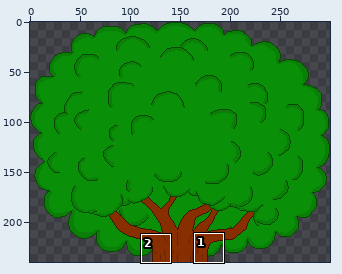
Pixel-art file, stored at res/sprite/graphic10.aseprite. The picture above shows the old version from afar; the outline marks the close-up.
Close-up. First the earlier version:
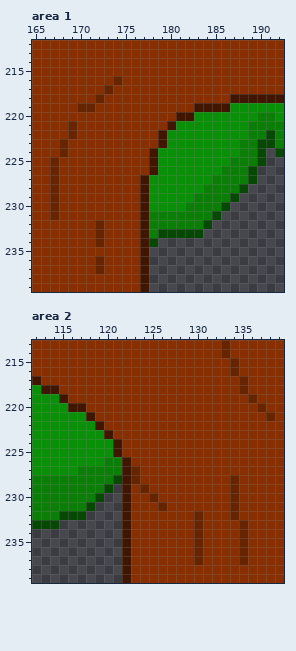
300x240 pixels, 1 frame. Shown: area 1: x 165..192, y 212..239; area 2: x 112..139, y 213..239.
Once edited:
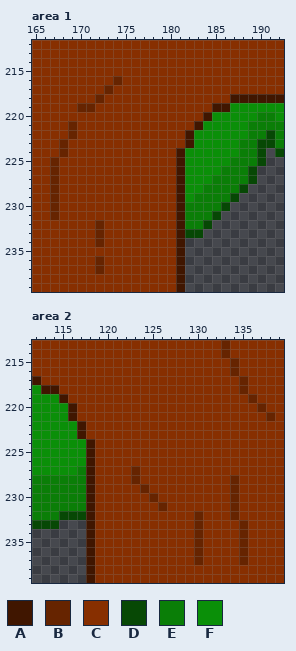
Palette (. is transparent): A #401600  B #662400  C #872f00  D #074805  E #0a7e07  F #0a8f08
Change:
--- area 1, layer "Layer 1"
@@ x 175..186 @@
 218 CCCCCCCCCCCC
-219 CCCCCCCCAAAA
-220 CCCCCCAAFFFF
-221 CCCCCAFFFFFF
-222 CCCCAFFFFFFF
-223 CCCCAFFFFFFF
-224 CCCAFFFFFFFF
-225 CCCAFFFFFFFF
-226 CCCAFFFFFFFE
-227 CCAFFFFFFFEE
-228 CCAFFFFFFEEE
-229 CCAFFFFFEEEE
-230 CCAFFFFEEEED
-231 CCAEEEEEEED.
-232 CCAEEEEEED..
-233 CCAEDDDDD...
-234 CCAD........
-235 CCA.........
-236 CCA.........
-237 CCA.........
-238 CCA.........
-239 CCA.........
+219 CCCCCCCCCCAA
+220 CCCCCCCCCAFF
+221 CCCCCCCCAFFF
+222 CCCCCCCAFFFF
+223 CCCCCCCAFFFF
+224 CCCCCCAFFFFF
+225 CCCCCCAFFFFF
+226 CCCCCCAFFFFE
+227 CCCCCCAFFFEE
+228 CCCCCCAFFEEE
+229 CCCCCCAFEEEE
+230 CCCCCCAEEEED
+231 CCCCCCAEEED.
+232 CCCCCCAEED..
+233 CCCCCCADD...
+234 CCCCCCA.....
+235 CCCCCCA.....
+236 CCCCCCA.....
+237 CCCCCCA.....
+238 CCCCCCA.....
+239 CCCCCCA.....
--- area 2, layer "Layer 1"
@@ x 114..124 @@
 219 FACCCCCCCCC
-220 FFAACCCCCCC
-221 FFFFACCCCCC
-222 FFFFFACCCCC
-223 FFFFFFACCCC
-224 FFFFFFFACCC
-225 FFFFFFFACCC
-226 FFFFFFEEACC
-227 FFFEEEEEABC
-228 EEEEEEEDABC
-229 EEEEEED.ACB
-230 EEEEED..ACC
-231 EEEED...ACC
-232 EDDD....ACC
-233 D.......ACC
-234 ........ACC
-235 ........ACC
-236 ........ACC
-237 ........ACC
-238 ........ACC
-239 ........ACC
+220 FFACCCCCCCC
+221 FFACCCCCCCC
+222 FFFACCCCCCC
+223 FFFACCCCCCC
+224 FFFFACCCCCC
+225 FFFFACCCCCC
+226 FFFFACCCCCC
+227 FFFEACCCCBC
+228 EEEEACCCCBC
+229 EEEEACCCCCB
+230 EEEEACCCCCC
+231 EEEEACCCCCC
+232 EDDDACCCCCC
+233 D...ACCCCCC
+234 ....ACCCCCC
+235 ....ACCCCCC
+236 ....ACCCCCC
+237 ....ACCCCCC
+238 ....ACCCCCC
+239 ....ACCCCCC
Pixel boxes of the changes (left, top, right, bottom) in both close-ups:
changed: (140, 103, 212, 292)
changed: (68, 403, 131, 583)
